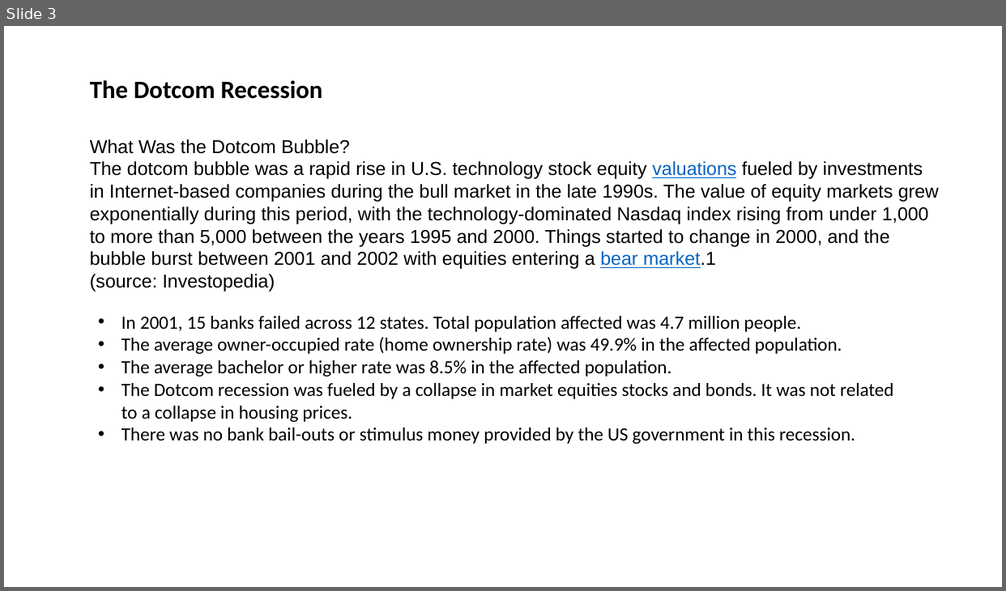
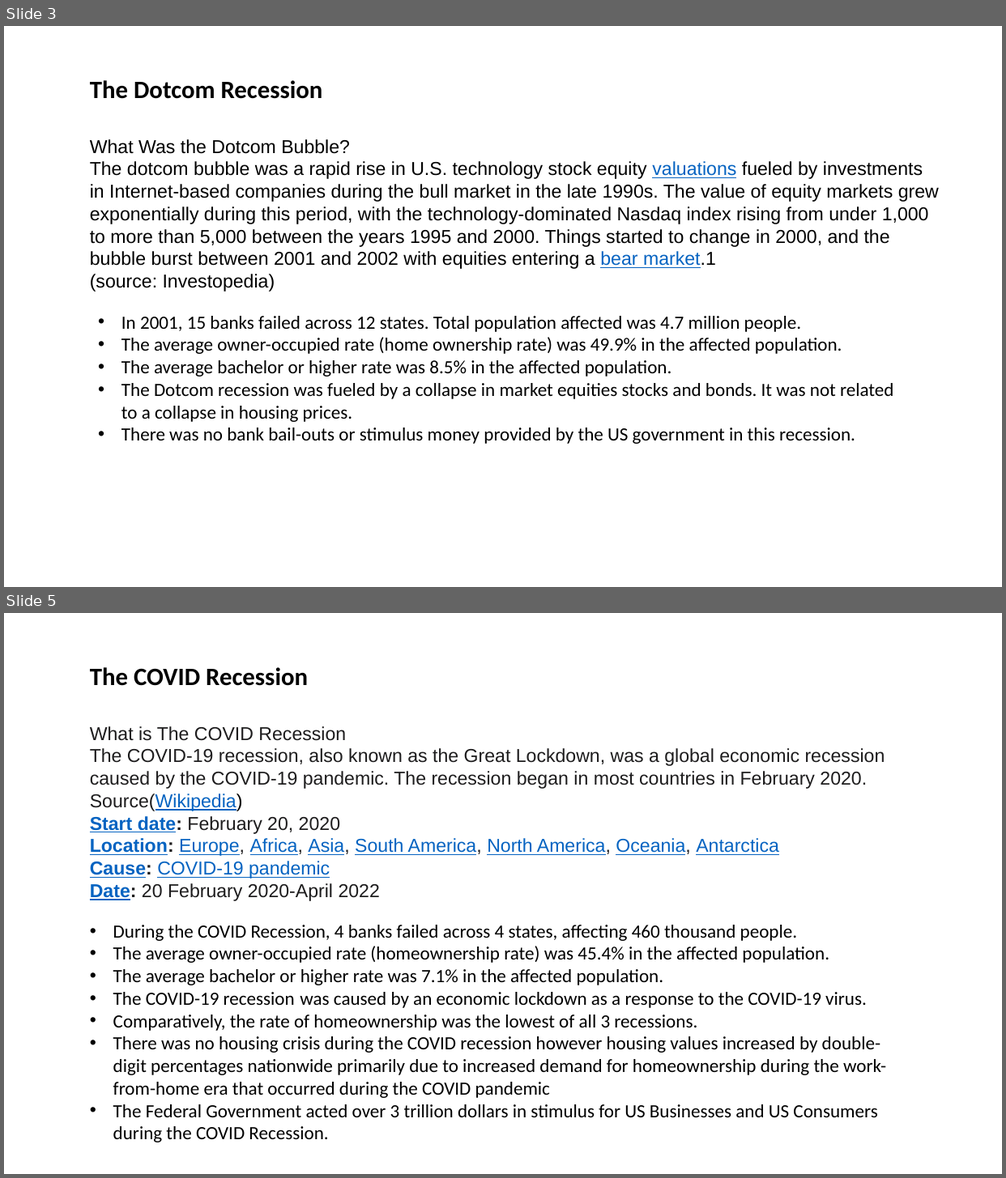
Before and after one commit to RyakDL/Project_3_Bank-Failures, a slide deck: project_e_slides.pptx. Shown one above the other, each under a label of ours: slide 3 before the commit, slides 3 and 5 after it; the slides between them are not shown. The pictures are 1006x591 and 1006x1178 pixels, drawn with LibreOffice and Linux fonts; fonts in the diff are those of the drawing. Boxes give left, top, right and bottom in pixels: in the first picture for what was removed or moved away, otherwise in the second. Text is boxed around its words. In the diff, an @@ line names an element or a change of style, - is before the commit and + after.

```diff
--- a/project_e_slides.pptx
+++ b/project_e_slides.pptx
@@ slide 5 added at [4,613,1002,1174], background #FFFFFF @@
@@ text added at [90,667,308,686], 24 pt, text #000000, bold @@
+The COVID Recession
@@ text added at [90,726,885,879], 18 pt, text #1D1C1D @@
+What is The COVID Recession
+The COVID-19 recession, also known as the Great Lockdown, was a global economic recession caused by the COVID-19 pandemic. The recession began in most countries in February 2020. Source(Wikipedia)
+Start date: February 20, 2020
+Location: Europe, Africa, Asia, South America, North America, Oceania, Antarctica
+Cause: COVID-19 pandemic
+Date: 20 February 2020-April 2022
@@ text added at [113,925,886,1143], 18 pt, text #000000 @@
+• During the COVID Recession, 4 banks failed across 4 states, affecting 460 thousand people.
+• The average owner-occupied rate (homeownership rate) was 45.4% in the affected population.
+• The average bachelor or higher rate was 7.1% in the affected population.
+• The COVID-19 recession was caused by an economic lockdown as a response to the COVID-19 virus.
+• Comparatively, the rate of homeownership was the lowest of all 3 recessions.
+• There was no housing crisis during the COVID recession however housing values increased by double-digit percentages nationwide primarily due to increased demand for homeownership during the work-from-home era that occurred during the COVID pandemic
+• The Federal Government acted over 3 trillion dollars in stimulus for US Businesses and US Consumers during the COVID Recession.
```
Also in this commit, not shown: 1 other slide added, 2 other files.
